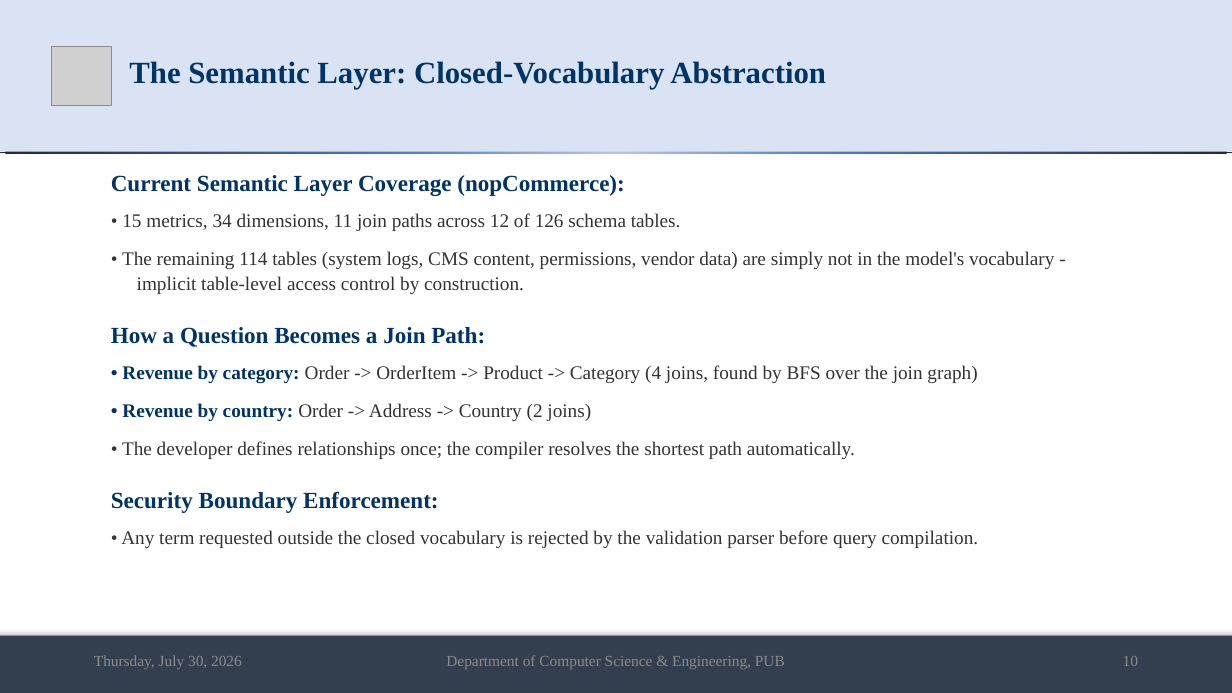
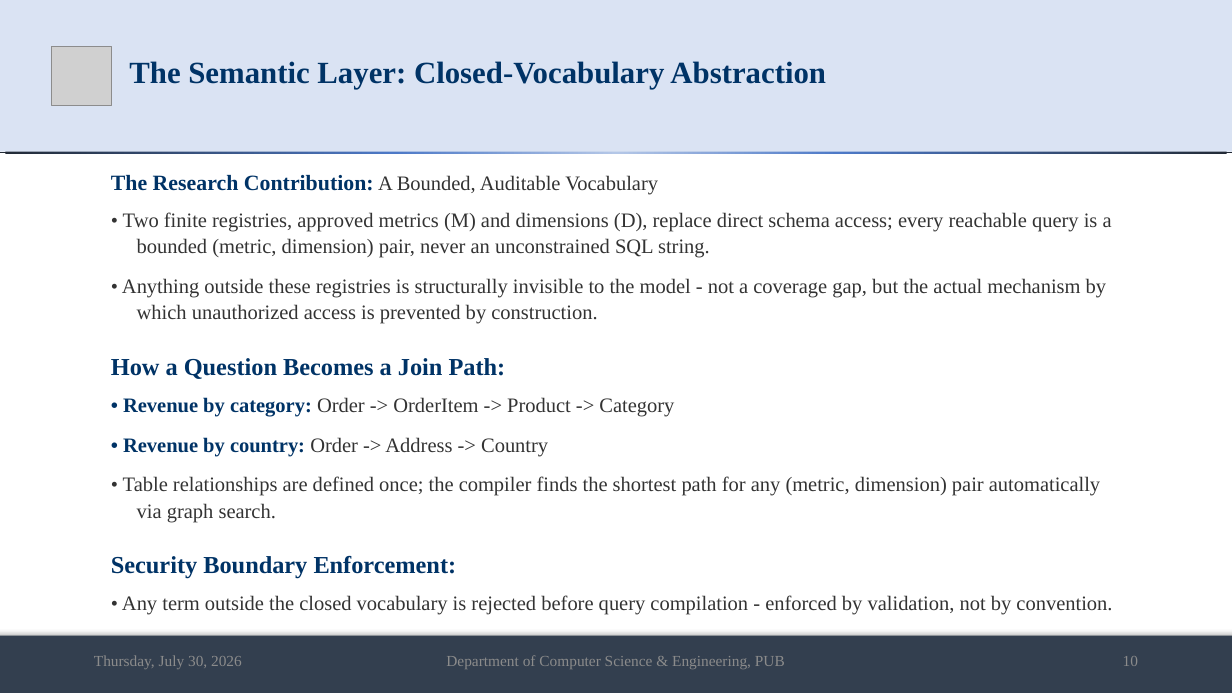
Before and after one commit to md-riaz/AEGIS-Research, a slide deck: slide 10 of docs/scripts/Md_Riaz_Mid_Defense_Final_0322310105101024.pptx. Drawn at 1232x693 pixels with LibreOffice and Linux fonts; fonts in the diff are those of the drawing; grey boxes stand for pictures. Boxes give left, top, right and bottom in pixels: in the first picture for what was removed or moved away, otherwise in the second. Text is boxed around its words. In the diff, an @@ line names an element or a change of style, - is before the commit and + after.

```diff
--- a/docs/scripts/Md_Riaz_Mid_Defense_Final_0322310105101024.pptx
+++ b/docs/scripts/Md_Riaz_Mid_Defense_Final_0322310105101024.pptx
@@ text at bbox=[111, 175, 1112, 324]: text changed; size 15 to 16 pt @@
-Current Semantic Layer Coverage (nopCommerce):
-• 15 metrics, 34 dimensions, 11 join paths across 12 of 126 schema tables.
-• The remaining 114 tables (system logs, CMS content, permissions, vendor data) are simply not in the model's vocabulary - implicit table-level access control by construction.
+The Research Contribution: A Bounded, Auditable Vocabulary
+• Two finite registries, approved metrics (M) and dimensions (D), replace direct schema access; every reachable query is a bounded (metric, dimension) pair, never an unconstrained SQL string.
+• Anything outside these registries is structurally invisible to the model - not a coverage gap, but the actual mechanism by which unauthorized access is prevented by construction.
@@ text at bbox=[111, 358, 506, 579]: size 18 to 19 pt in "How a Question Becomes a Join Path:", "Security Boundary Enforcement:" @@
@@ text at bbox=[123, 397, 1100, 523]: text changed; size 15 to 16 pt @@
-• Revenue by category: Order -> OrderItem -> Product -> Category (4 joins, found by BFS over the join graph)
-• Revenue by country: Order -> Address -> Country (2 joins)
-• The developer defines relationships once; the compiler resolves the shortest path automatically.
+• Revenue by category: Order -> OrderItem -> Product -> Category
+• Revenue by country: Order -> Address -> Country
+• Table relationships are defined once; the compiler finds the shortest path for any (metric, dimension) pair automatically via graph search.
@@ text at bbox=[122, 595, 1112, 615]: text changed; size 15 to 16 pt @@
-• Any term requested outside the closed vocabulary is rejected by the validation parser before query compilation.
+• Any term outside the closed vocabulary is rejected before query compilation - enforced by validation, not by convention.
```
Also in this commit, not shown: 1 other slide changed, 3 other files.
